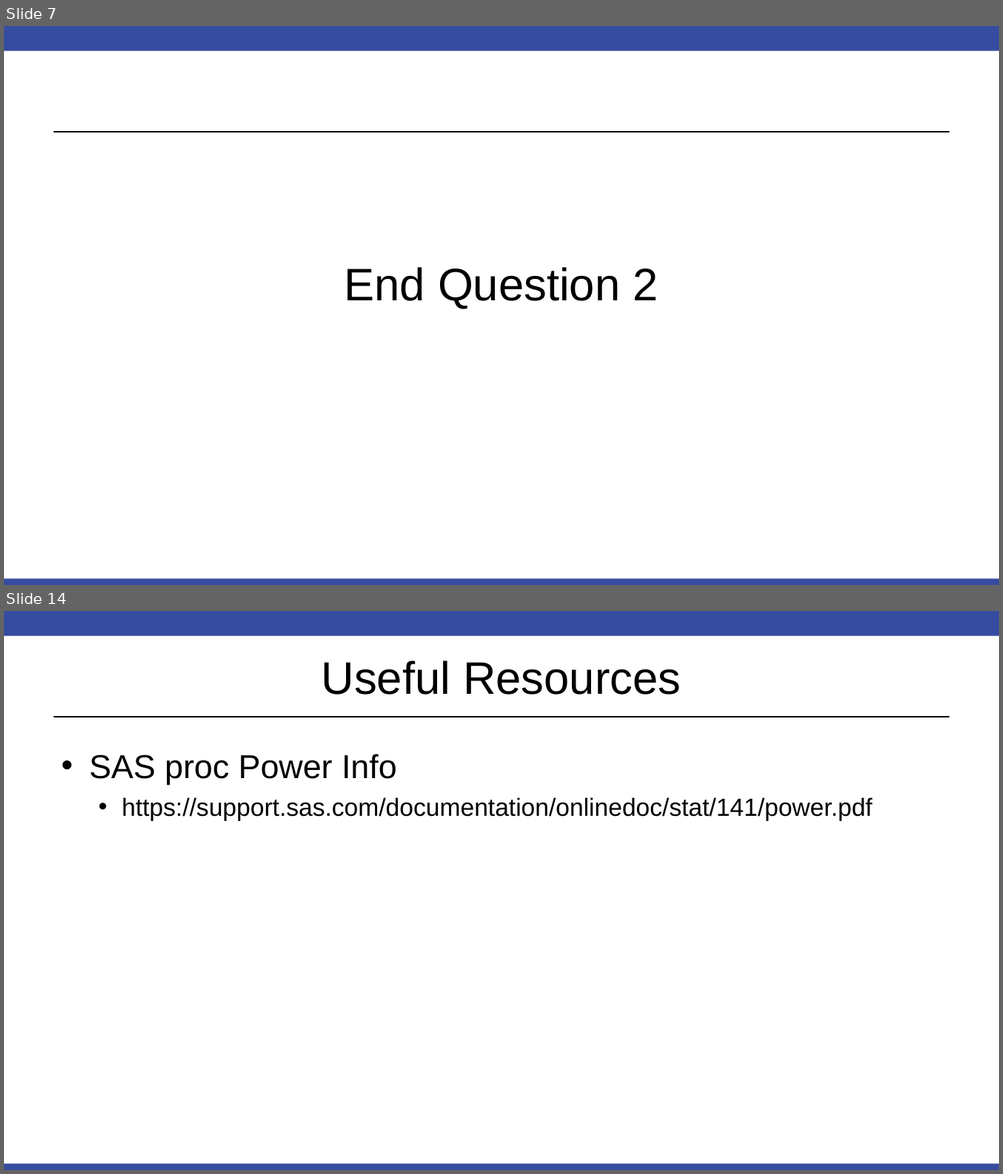
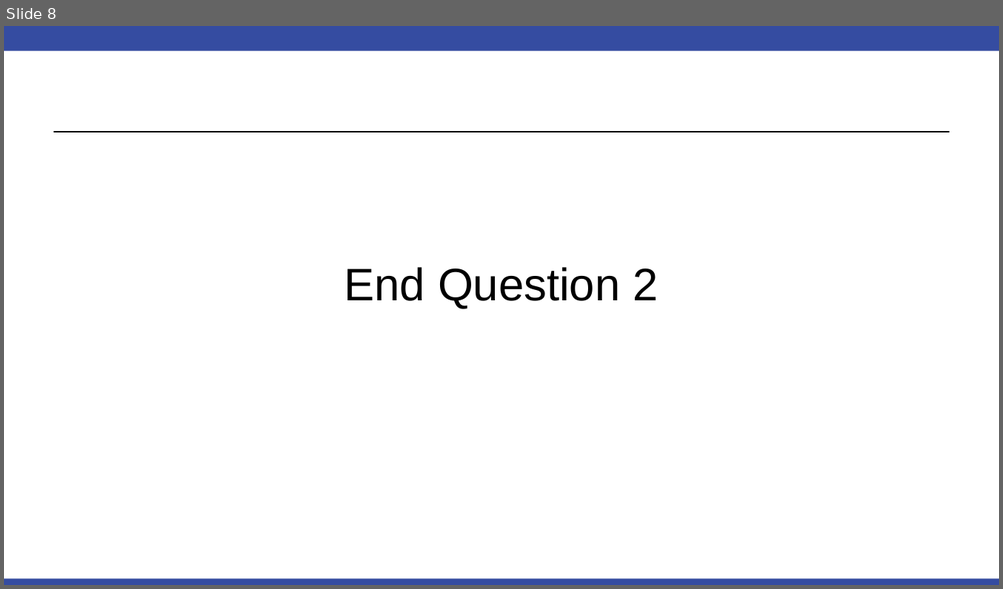
Before and after one commit to BivinSadler/MSDS_6371_Stat_Foundations, a slide deck: Unit 5/FLS/6371 FLS Unit 5.pptx. Shown one above the other, each under a label of ours: slides 7 and 14 before the commit, slide 8 after it; the slides between them are not shown. The pictures are 1003x1174 and 1003x589 pixels, drawn with LibreOffice and Linux fonts; fonts in the diff are those of the drawing. Boxes give left, top, right and bottom in pixels: in the first picture for what was removed or moved away, otherwise in the second. Text is boxed around its words. In the diff, an @@ line names an element or a change of style, - is before the commit and + after.

```diff
--- a/Unit 5/FLS/6371 FLS Unit 5.pptx
+++ b/Unit 5/FLS/6371 FLS Unit 5.pptx
@@ slide 14 removed at (x1=4, y1=611, x2=999, y2=1170), background #FFFFFF; not listed: 3 template elements that a slide beside it also shows @@
@@ title removed at (x1=321, y1=661, x2=680, y2=695) @@
-Useful Resources
@@ text removed at (x1=89, y1=754, x2=872, y2=821) @@
-• SAS proc Power Info
-  • https://support.sas.com/documentation/onlinedoc/stat/141/power.pdf
@@ what was slide 7 is now slide 8 @@
```
Also in this commit, not shown: 5 slides changed, 1 slide added, 4 other slides removed.
